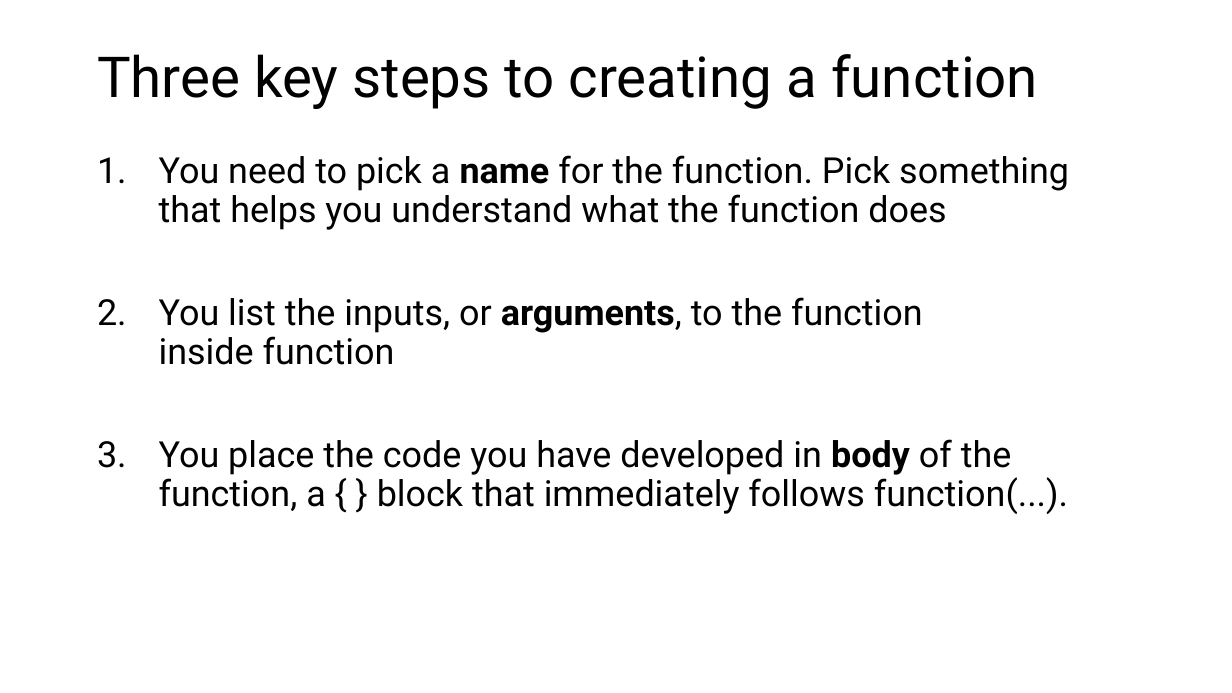
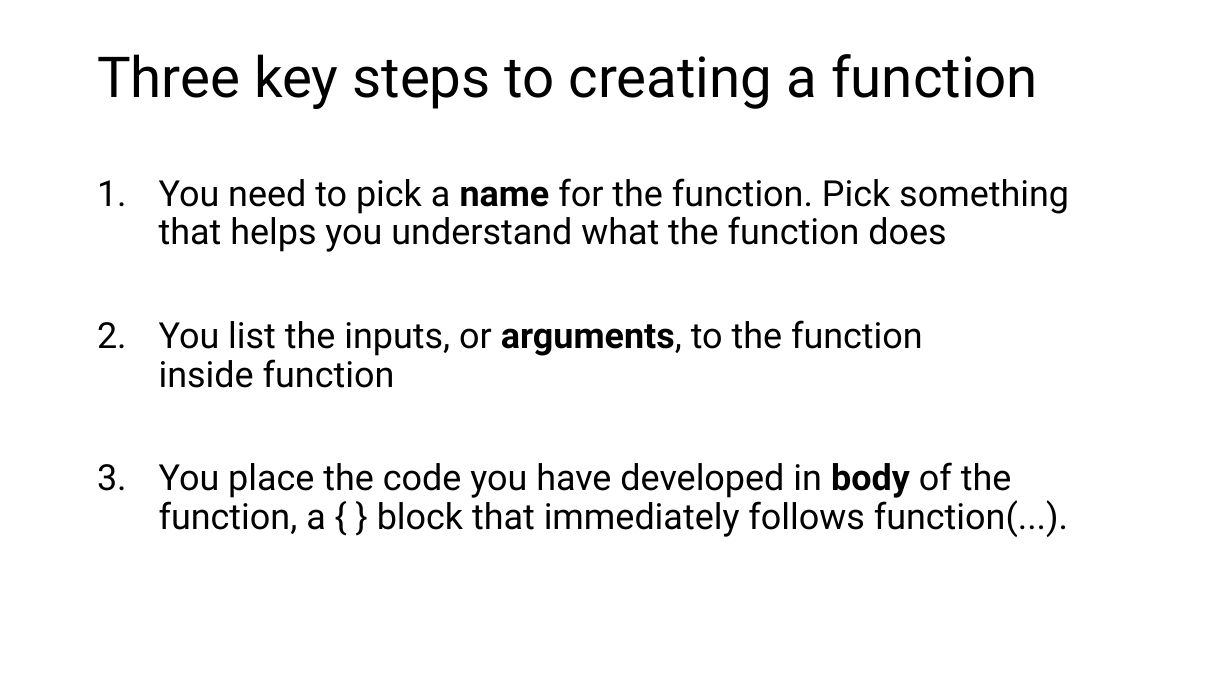
Before and after one commit to nt246/NTRES-6100-data-science, a slide deck: slide 6 of slides/slides_functions.pptx. Drawn at 1232x693 pixels with LibreOffice and Linux fonts; fonts in the diff are those of the drawing. Boxes give left, top, right and bottom in pixels: in the first picture for what was removed or moved away, otherwise in the second. Text is boxed around its words. In the diff, an @@ line names an element or a change of style, - is before the commit and + after.

```diff
--- a/slides/slides_functions.pptx
+++ b/slides/slides_functions.pptx
@@ text "You need to pick a ...": place and size @@
-text "You need to pick a ..." at (159,155,1069,514)
+text "You need to pick a ..." at (159,178,1069,537)
```
Also in this commit, not shown: 2 slides added, 1 slide removed, 8 other files.
